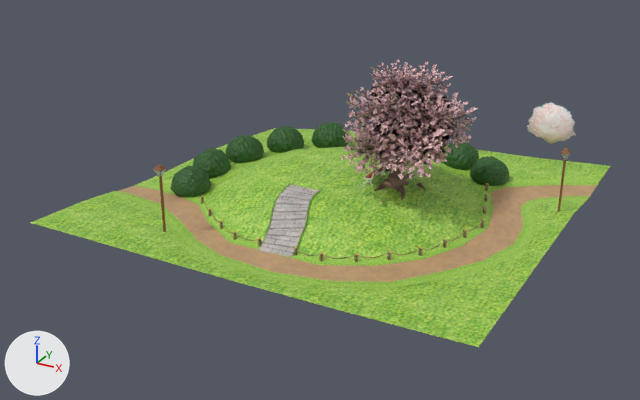
Two versions of the glTF model johansson-town/assets/models/park/park-spring.glb, one commit apart.
Both versions are drawn from a 50 mm lens placed at (24.3, -47.6, 23.2), pointed at (-0.7, -2.2, 0.4). Lighting does not change. The marker at lower left points along +X, +Y and +Z. The first picture is the older version.

The older version as bpy lines, for what is in view:
```python
me_mesh_12 = bpy.data.meshes.new('Mesh_12')
me_mesh_12.from_pydata(...)  # 120 vertices, 132 faces; spans x -2.16..1.24, y -9.35..-3.38, z -0.04..1.67
me_mesh_12.materials.append(mat_mtparkground02t_mat)
me_mesh_13 = bpy.data.meshes.new('Mesh_13')
me_mesh_13.from_pydata(...)  # 430 vertices, 480 faces; spans x -0.82..8.34, y -5.37..5.44, z 3.13..9.72
me_mesh_13.materials.append(mat_mtparktreeleaf00t_mat)  # picture img_image_22
me_mesh_4 = bpy.data.meshes.new('Mesh_4')
me_mesh_4.from_pydata(...)  # 378 vertices, 648 faces; spans x -11.7..8.6, y -5.3..11.6, z -0.3..1.5
me_mesh_4.materials.append(mat_mtparkbush00t_mat)
ob_mtparkbush00t_mat = bpy.data.objects.new('mtParkBush00t_mat', me_mesh_4)
ob_mtparkbush00t_mat.location = (0.0, 0.0, 0.0)
ob_mtparkground02t_mat = bpy.data.objects.new('mtParkGround02t_mat', me_mesh_12)
ob_mtparkground02t_mat.location = (0.0, 0.0, 0.0)
ob_mtparktreeleaf00t_mat = bpy.data.objects.new('mtParkTreeLeaf00t_mat', me_mesh_13)
ob_mtparktreeleaf00t_mat.location = (0.0, 0.0, 0.0)
# also in view: 'mtParkGround01t_mat' at (0.0, -0.7, -0.2); 'mtParkGround00t_mat' at (0.0, 0.0, -0.1); 'mtParkTreePlane00t_mat' at (9.6, 13.5, 2.5); 'mtParkGround03t_mat' at (0.0, -0.7, -0.1)
```
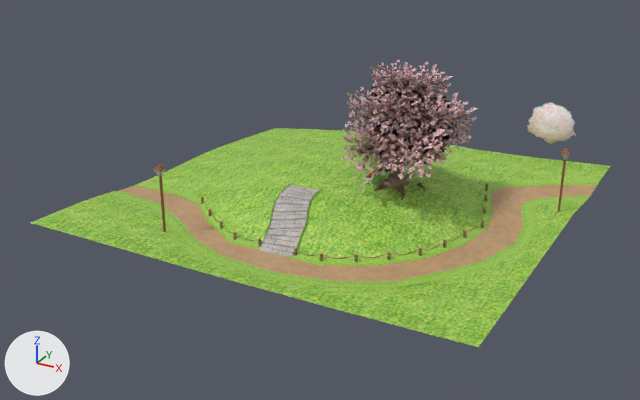
Changed parts and their boxes [x1, y1, x2, y2] in the pictures (640 x 400 px):
'mtParkBush00t_mat', deleted (green)
    before: [171, 122, 510, 197]

What changed in the scene script:
```text
Remove ob_mtparkbush00t_mat:
    ob_mtparkbush00t_mat = bpy.data.objects.new('mtParkBush00t_mat', me_mesh_4)
    ob_mtparkbush00t_mat.location = (0.0, 0.0, 0.0)
```
